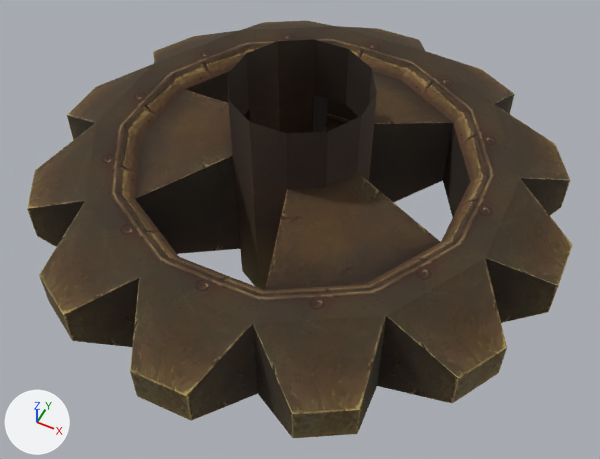
The OBJ model sceneobjs/huodong_fuben_662/huodong_fuben_662_chilun.obj: old version first, new version second.
Camera for both pictures: a 50 mm lens placed at (160.0, -484.0, 356.0), pointed at (10.0, -183.0, -21.0). The lights are fixed; the arrows at lower left show +X, +Y and +Z. Where no turn or scale is listed for an object, it has been applied to the vertices.

Names of what the first picture shows: 'huodong_fuben_662_chilun'.
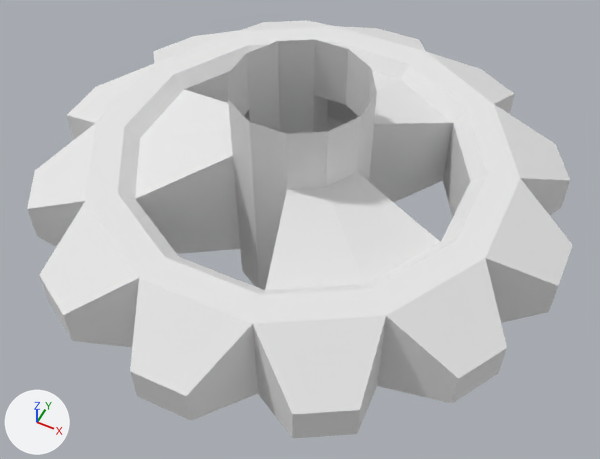
Location of each change, (x1, y1, x2, y2) in pixels of the pictures (600 x 459 px):
'huodong_fuben_662_chilun', recoloured (brown to white): (27, 20, 573, 438) in both

The edits, one by one:
Material 'material_1' (mat_material_1_1) is new.
Its base color is (0.8, 0.8, 0.8) (white #e7e7e7).
Its roughness is 1.0.
me_huodong_fuben_662_chilun has 163 vertices, 324 faces and spans x -161.0..161.0, y -323.0..-1.0, z -72.0..72.0.
me_huodong_fuben_662_chilun no longer uses material mat_material_1 (picture img_huodong_fuben_662_qiao_03_png).
me_huodong_fuben_662_chilun now uses material mat_material_1_1 (white #e7e7e7).
